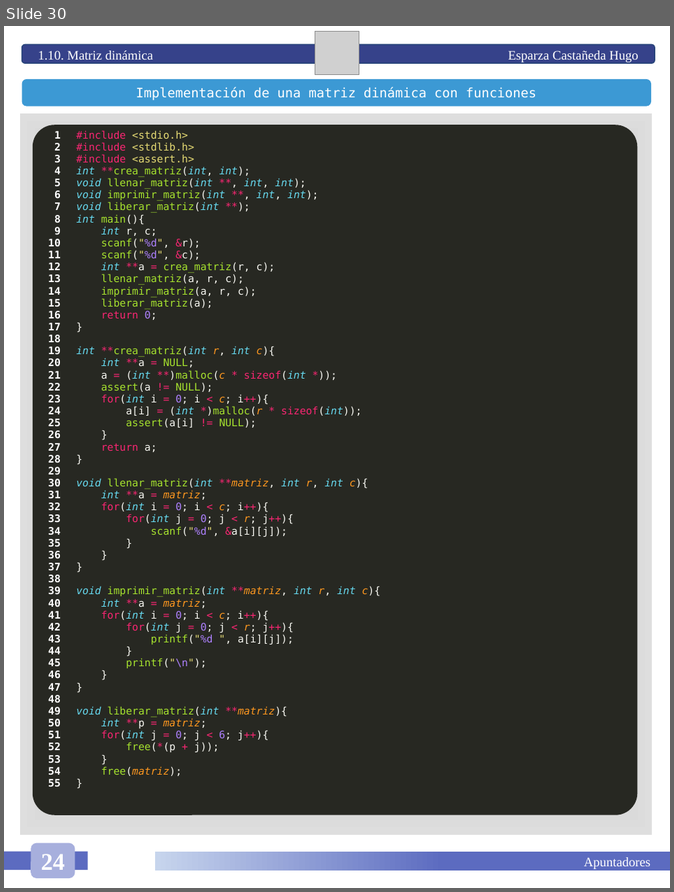
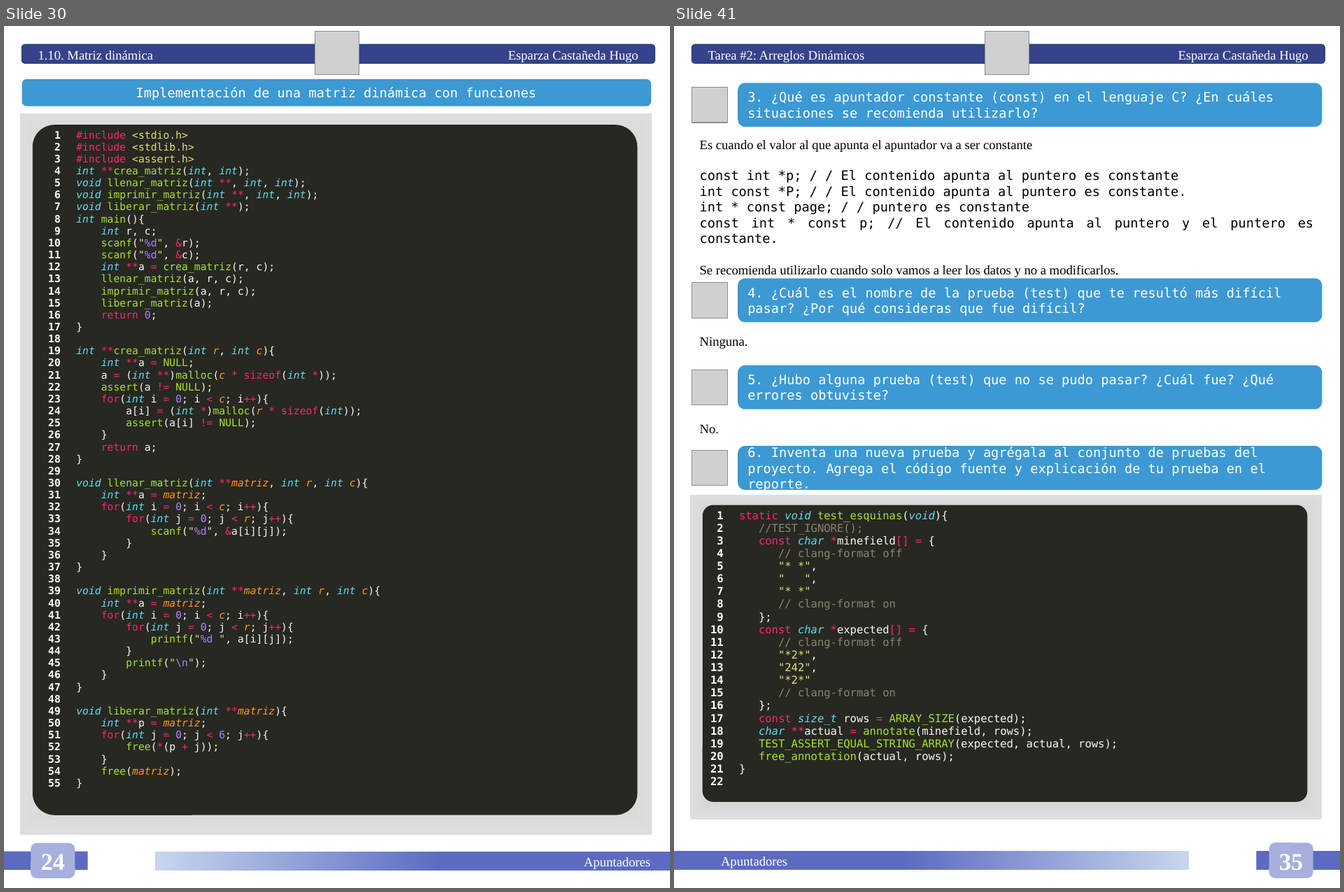
Before and after one commit to HugoEsparzaC/Libreta-Estructuras-II, a slide deck: Estructuras de Datos II.pptx. Shown side by side, each under a label of ours: slide 30 before the commit, slides 30 and 41 after it; the slides between them are not shown. The pictures are 674x892 and 1344x892 pixels, drawn with LibreOffice and Linux fonts; fonts in the diff are those of the drawing; grey boxes stand for pictures. Boxes give left, top, right and bottom in pixels: in the first picture for what was removed or moved away, otherwise in the second. Text is boxed around its words. In the diff, an @@ line names an element or a change of style, - is before the commit and + after.

Commit message:
Tarea 02

```diff
--- a/Estructuras de Datos II.pptx
+++ b/Estructuras de Datos II.pptx
@@ slide 41 added at [674, 26, 1340, 888], background #FFFFFF @@
@@ rounded rectangle added at [692, 45, 1326, 64], fill #36428A, outline #28457A 1 pt, 12 pt, text #FFFFFF @@
+Tarea #2: Arreglos Dinámicos Esparza Castañeda Hugo
@@ picture added at [986, 31, 1029, 74] @@
@@ picture added at [692, 87, 728, 123] @@
@@ rounded rectangle added at [738, 83, 1322, 127], fill #3C99D4, 12 pt, text #FFFFFF @@
+3. ¿Qué es apuntador constante (const) en el lenguaje C? ¿En cuáles situaciones se recomienda utilizarlo?
@@ text added at [700, 140, 1314, 275], 12 pt, text #000000 @@
+Es cuando el valor al que apunta el apuntador va a ser constante
+const int *p; / / El contenido apunta al puntero es constante
+int const *P; / / El contenido apunta al puntero es constante.
+int * const page; / / puntero es constante
+const int * const p; // El contenido apunta al puntero y el puntero es constante.
+Se recomienda utilizarlo cuando solo vamos a leer los datos y no a modificarlos.
@@ picture added at [692, 282, 728, 318] @@
@@ rounded rectangle added at [738, 279, 1322, 322], fill #3C99D4, 12 pt, text #FFFFFF @@
+4. ¿Cuál es el nombre de la prueba (test) que te resultó más difícil pasar? ¿Por qué consideras que fue difícil?
@@ text added at [700, 337, 748, 349], 12 pt, text #000000 @@
+Ninguna.
@@ picture added at [692, 370, 728, 405] @@
@@ rounded rectangle added at [738, 366, 1322, 410], fill #3C99D4, 12 pt, text #FFFFFF @@
+5. ¿Hubo alguna prueba (test) que no se pudo pasar? ¿Cuál fue? ¿Qué errores obtuviste?
@@ text added at [700, 424, 719, 434], 12 pt, text #000000 @@
+No.
@@ picture added at [692, 450, 728, 485] @@
@@ rounded rectangle added at [738, 446, 1322, 490], fill #3C99D4, 12 pt, text #FFFFFF @@
+6. Inventa una nueva prueba y agrégala al conjunto de pruebas del proyecto. Agrega el código fuente y explicación de tu prueba en el reporte.
@@ rectangle added at [691, 496, 1323, 820], fill gradient #7B7B7B to #BCBCBC to #DEDEDE to #FFFFFF @@
@@ rounded rectangle added at [702, 505, 1308, 802], fill #272822 @@
@@ table added at [702, 505, 1308, 802], 1 rows, 2 columns @@
+1 / 2 / 3 / 4 / 5 / 6 / 7 / 8 / 9 / 10 / 11 / 12 / 13 / 14 / 15 / 16 / 17 / 18 / 19 / 20 / 21 / 22 | static void test_esquinas(void){ / //TEST_IGNORE(); / const char *minefield[] = { / // clang-format off / "* *", / " ", / "* *" / // clang-format on / }; / const char *expected[] = { / // clang-format off / "*2*", / "242", / "*2*" / // clang-format on / }; / const size_t rows = ARRAY_SIZE(expected); / char **actual = annotate(minefield, rows); / TEST_ASSERT_EQUAL_STRING_ARRAY(expected, actual, rows); / free_annotation(actual, rows); / }
@@ rounded rectangle added at [1269, 843, 1313, 878], fill #A7AFDD, 22 pt, text #FFFFFF, bold @@
+35
@@ rectangle added at [674, 851, 1189, 870], fill gradient #5C6BC0 to #C7D5ED, 12 pt, text #FFFFFF @@
+Apuntadores
@@ rectangle added at [1256, 851, 1340, 870], fill #5C6BC0 @@
```
Also in this commit, not shown: 2 slides changed, 11 other slides added, 1 other file.
